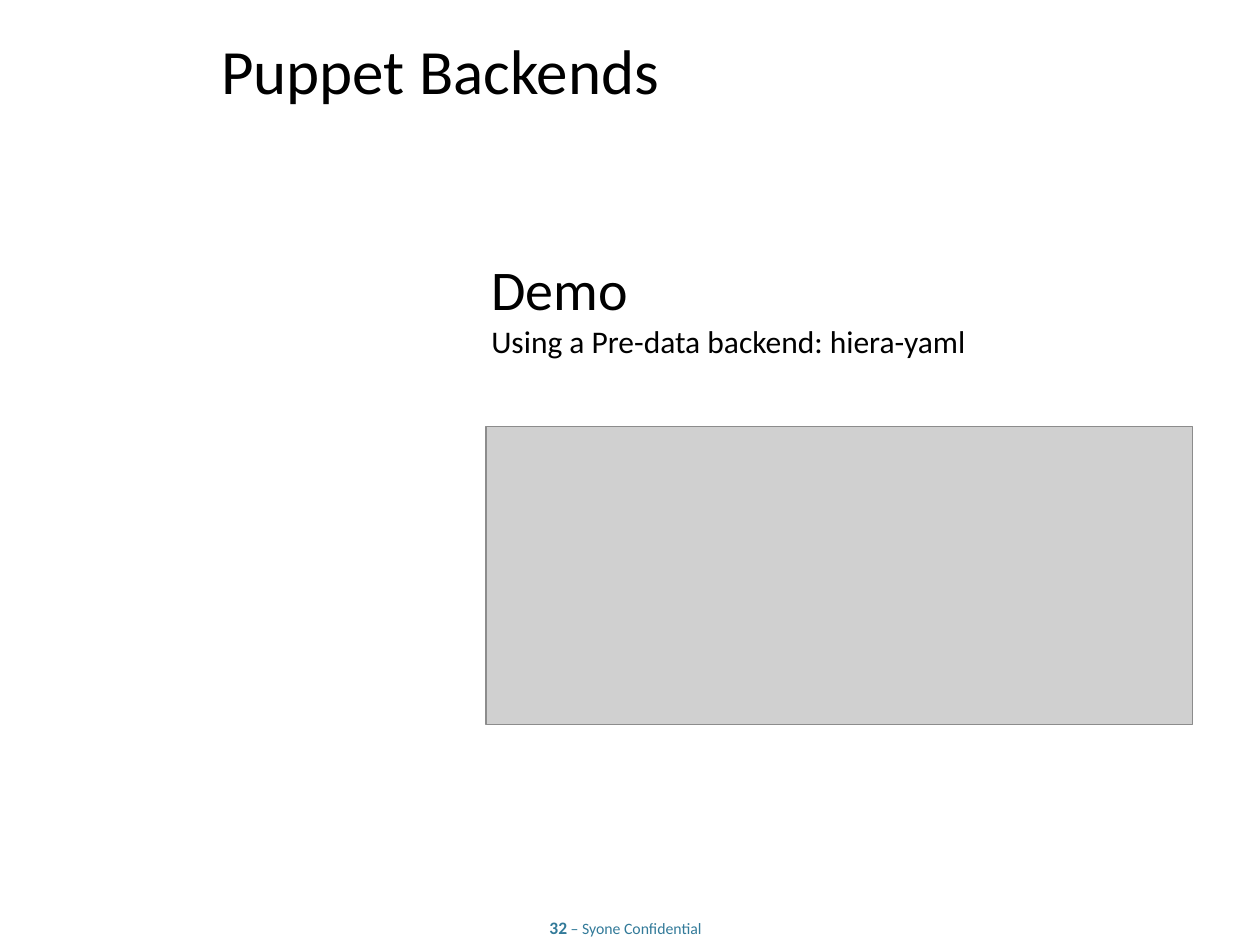
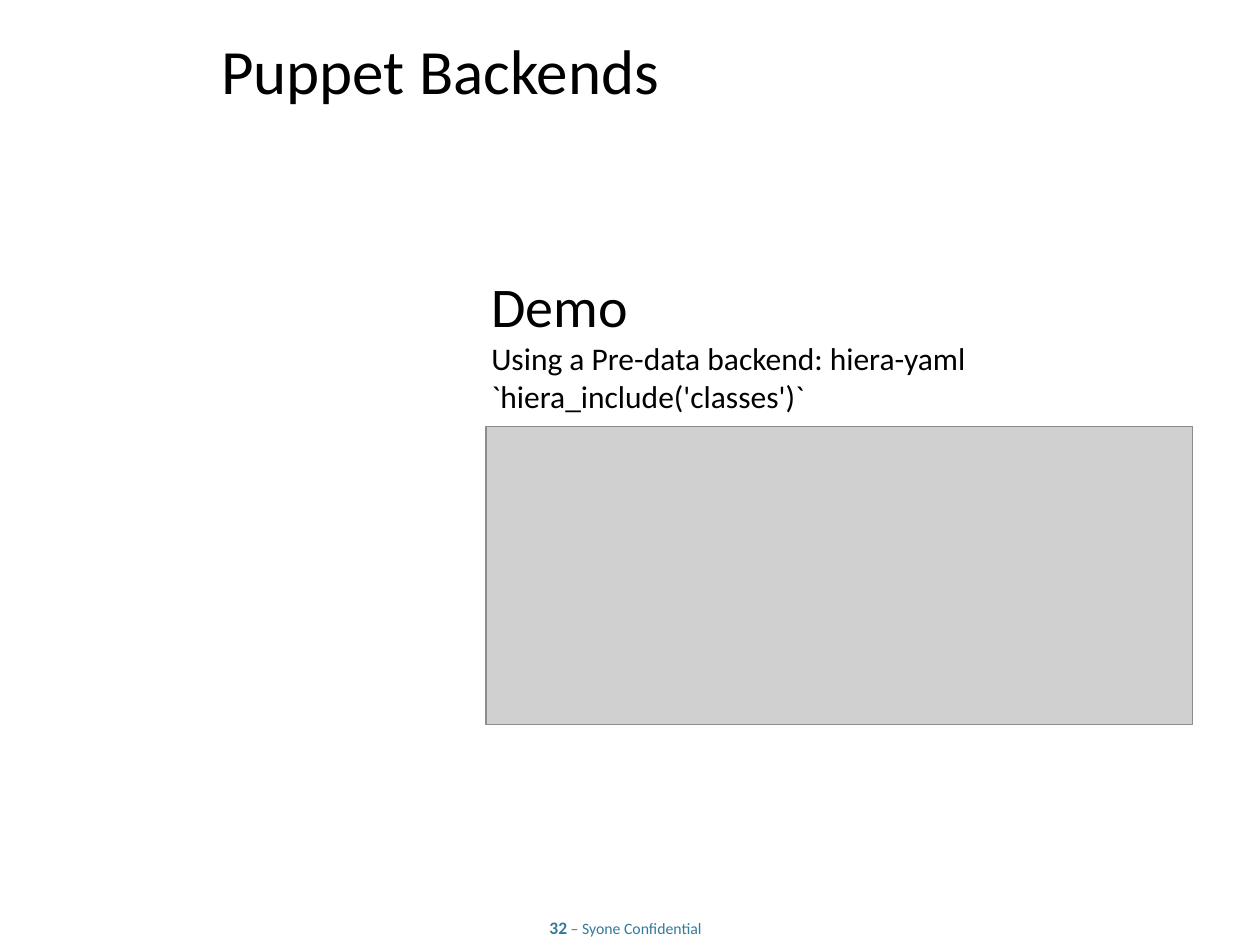
Before and after one commit to lpalgarvio/puppet-training, a slide deck: slide 32 of presentation/Advanced Puppet.odp. Drawn at 1260x945 pixels with LibreOffice and Linux fonts; fonts in the diff are those of the drawing; grey boxes stand for pictures; background and template pictures are left out. Boxes give left, top, right and bottom in pixels: in the first picture for what was removed or moved away, otherwise in the second. Text is boxed around its words. In the diff, an @@ line names an element or a change of style, - is before the commit and + after.

Commit message:
Updated presentation

```diff
--- a/presentation/Advanced Puppet.odp
+++ b/presentation/Advanced Puppet.odp
@@ title at [491, 291, 965, 413]: text changed @@
-Demo
-Using a Pre-data backend: hiera-yaml
+Demo
+Using a Pre-data backend: hiera-yaml
+`hiera_include('classes')`
```
Also in this commit, not shown: 5 other slides changed, 9 slides added, 4 other files.
